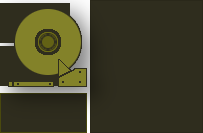
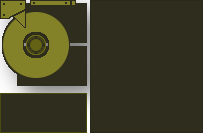
Before/after of a 203px x 133px layered artwork. What changed in the layer stack:
painted on "hd" over [1, 1, 86, 86]
painted on "hd body" over [0, 0, 87, 87]
renamed "hd body shadow" to "hd body copy", moved it below "data box border", painted on it over [0, 0, 107, 112]
